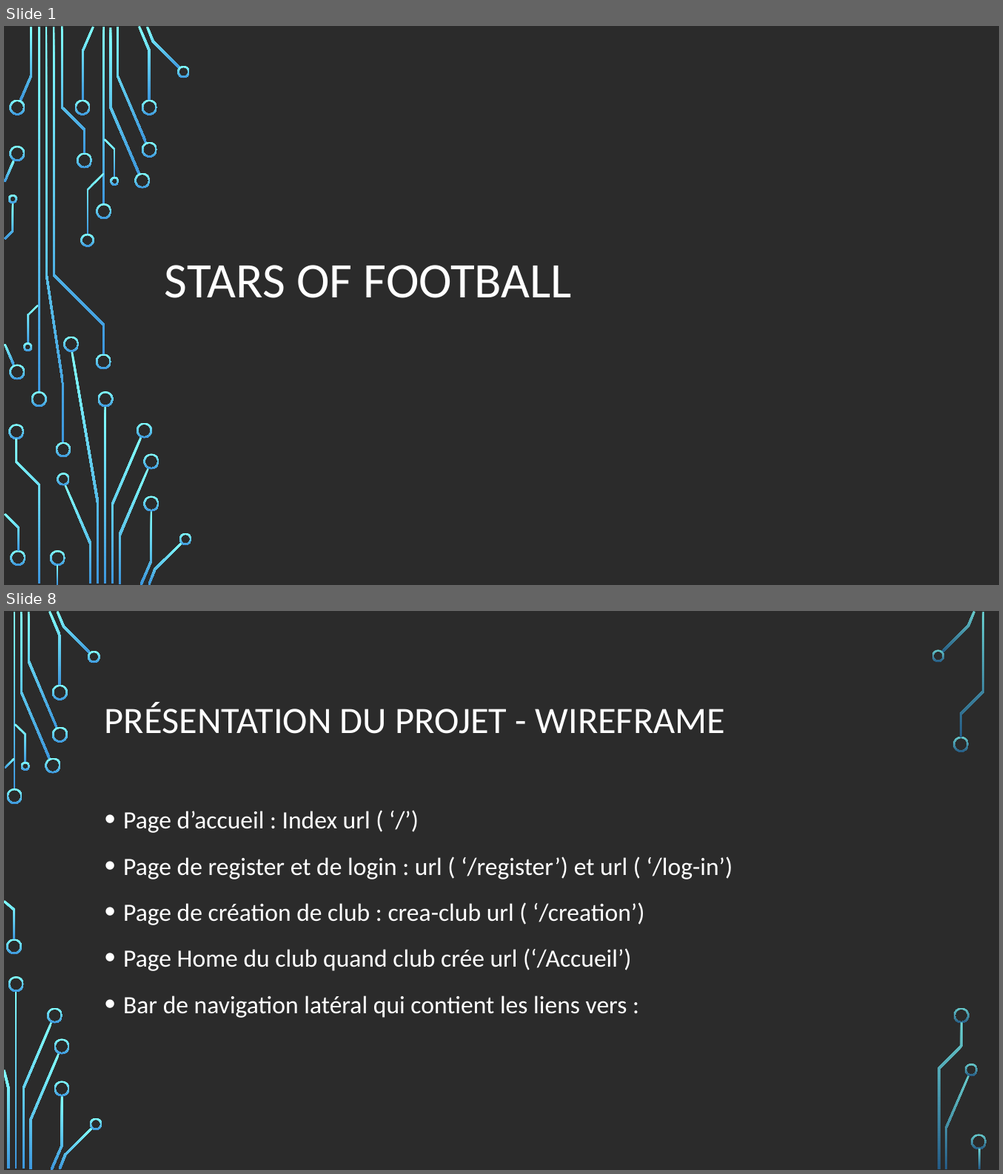
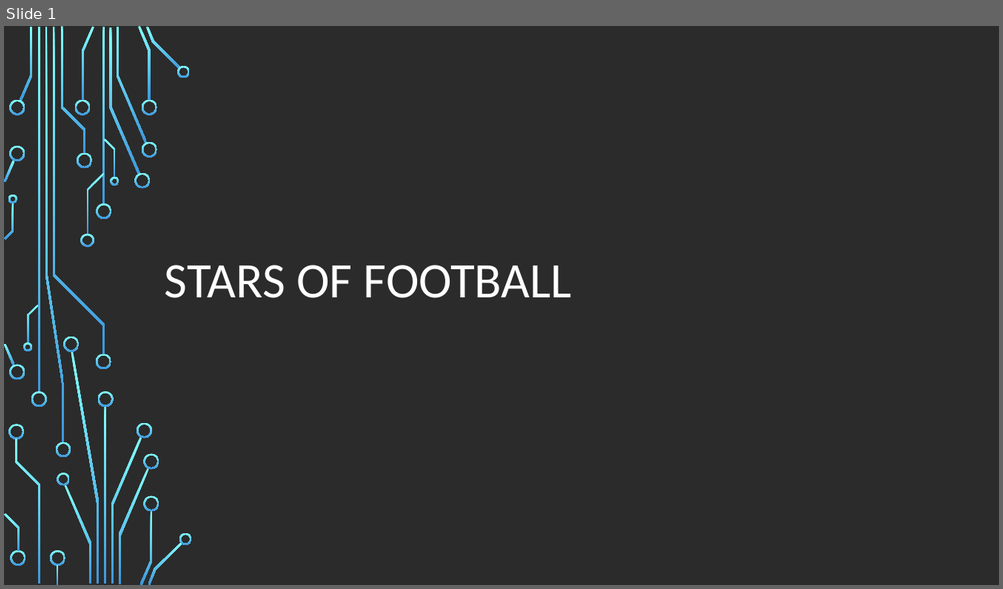
Before and after one commit to errazur/ProjetWeb, a slide deck: Conception-prealable/Stars of football.odp. Shown one above the other, each under a label of ours: slides 1 and 8 before the commit, slide 1 after it; the slides between them are not shown. The pictures are 1003x1174 and 1003x589 pixels, drawn with LibreOffice and Linux fonts; fonts in the diff are those of the drawing; background and template pictures are left out; a plain dark background stands for a picture behind light text. Boxes give left, top, right and bottom in pixels: in the first picture for what was removed or moved away, otherwise in the second. Text is boxed around its words. In the diff, an @@ line names an element or a change of style, - is before the commit and + after.

```diff
--- a/Conception-prealable/Stars of football.odp
+++ b/Conception-prealable/Stars of football.odp
@@ slide 8 removed at <box>4,611,999,1170</box>, background picture (left out) @@
@@ title removed at <box>105,703,726,734</box> @@
-PRÉSENTATION DU PROJET - WIREFRAME
@@ text removed at <box>123,811,733,1018</box> @@
-• Page d’accueil : Index url ( ‘/’)
-• Page de register et de login : url ( ‘/register’) et url ( ‘/log-in’)
-• Page de création de club : crea-club url ( ‘/creation’)
-• Page Home du club quand club crée url (‘/Accueil’)
-• Bar de navigation latéral qui contient les liens vers :
@@ group removed at <box>4,611,987,1170</box>: 36 freeform shapes @@
```
Also in this commit, not shown: 10 slides changed, 10 slides added, 14 other slides removed, 14 other files.
